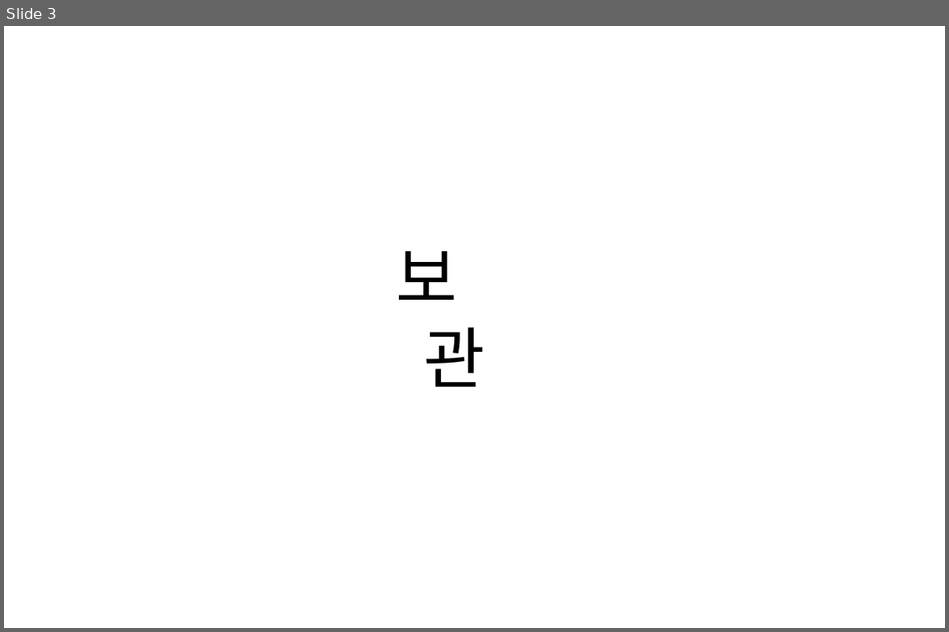
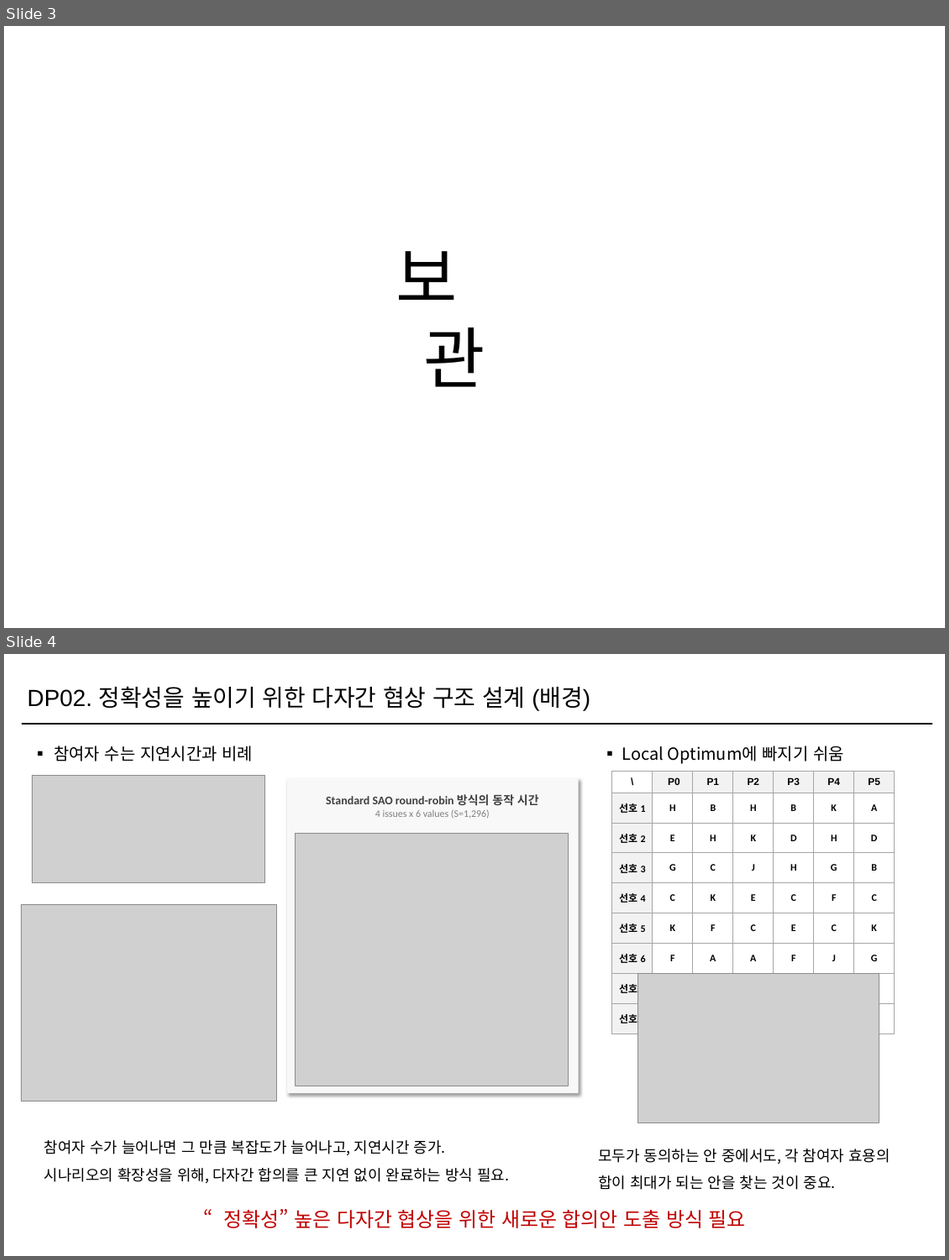
Before and after one commit to Sunwoo-Nam/architect-teamproject, a slide deck: docs/changbae/51-1A-vs-2-구조도/51-1A-vs-2-구조도.pptx. Shown one above the other, each under a label of ours: slide 3 before the commit, slides 3 and 4 after it. The pictures are 949x632 and 949x1260 pixels, drawn with LibreOffice and Linux fonts; fonts in the diff are those of the drawing; grey boxes stand for pictures. Boxes give left, top, right and bottom in pixels: in the first picture for what was removed or moved away, otherwise in the second. Text is boxed around its words. In the diff, an @@ line names an element or a change of style, - is before the commit and + after.

```diff
--- a/docs/changbae/51-1A-vs-2-구조도/51-1A-vs-2-구조도.pptx
+++ b/docs/changbae/51-1A-vs-2-구조도/51-1A-vs-2-구조도.pptx
@@ slide 4 added at (4,654,945,1256), background #FFFFFF @@
@@ text added at (28,686,590,711), 28 pt, text #000000 @@
+DP02. 정확성을 높이기 위한 다자간 협상 구조 설계 (배경)
@@ line added from (22, 723) to (933, 723), #000000 2 pt @@
@@ text added at (54,746,253,762), 20 pt, text #000000 @@
+▪ 참여자 수는 지연시간과 비례
@@ text added at (622,746,844,764), 20 pt, text #000000 @@
+▪ Local Optimum에 빠지기 쉬움
@@ picture added at (33,776,264,882) @@
@@ rectangle added at (287,778,579,1093), fill #F8F8F8 @@
@@ table added at (612,772,894,1027), 9 rows, 7 columns @@
+\ | P0 | P1 | P2 | P3 | P4 | P5
+선호 1 | H | B | H | B | K | A
+선호 2 | E | H | K | D | H | D
+선호 3 | G | C | J | H | G | B
+선호 4 | C | K | E | C | F | C
+선호 5 | K | F | C | E | C | K
+선호 6 | F | A | A | F | J | G
+선호 7 | D | G | D | G | E | E
+선호 8 | J | J | B | A | B | H
@@ text added at (326,794,539,819), 14 pt, text #404040, bold @@
+Standard SAO round-robin 방식의 동작 시간
+4 issues x 6 values (S=1,296)
@@ picture added at (295,833,568,1086) @@
@@ picture added at (21,904,276,1102) @@
@@ picture added at (638,974,879,1124) @@
@@ text added at (44,1140,509,1184), 18 pt, text #000000 @@
+참여자 수가 늘어나면 그 만큼 복잡도가 늘어나고, 지연시간 증가.
+시나리오의 확장성을 위해, 다자간 합의를 큰 지연 없이 완료하는 방식 필요.
@@ text added at (598,1149,889,1190), 18 pt, text #000000 @@
+모두가 동의하는 안 중에서도, 각 참여자 효용의 합이 최대가 되는 안을 찾는 것이 중요.
@@ text added at (223,1209,746,1229), 24 pt, text #C00000 @@
+“정확성” 높은 다자간 협상을 위한 새로운 합의안 도출 방식 필요
```
Also in this commit, not shown: 1 slide changed, 1 other slide added.
